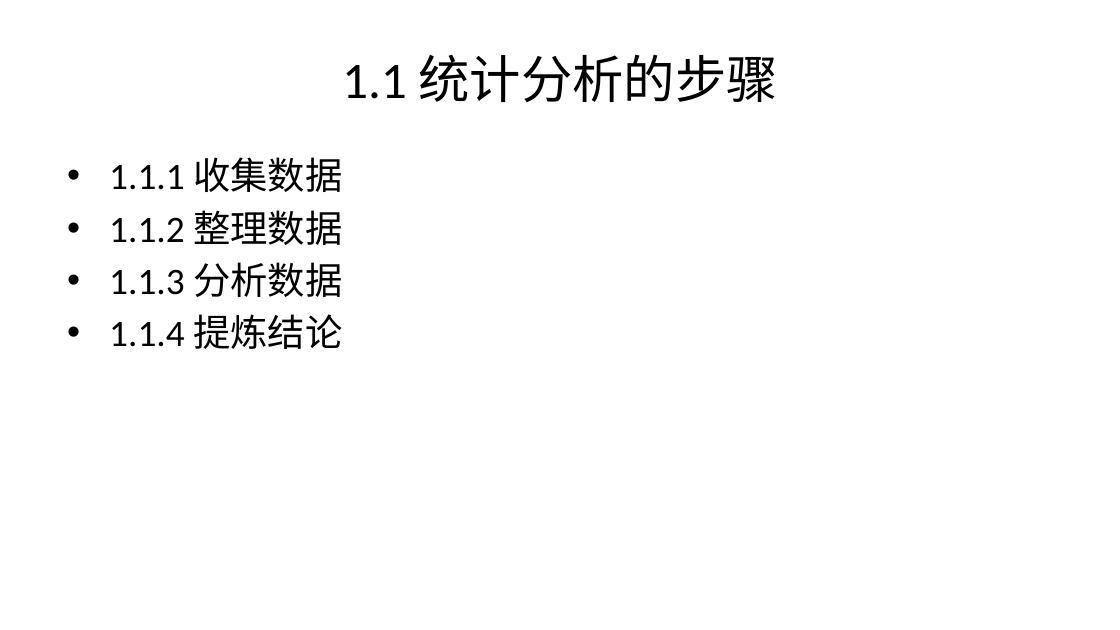
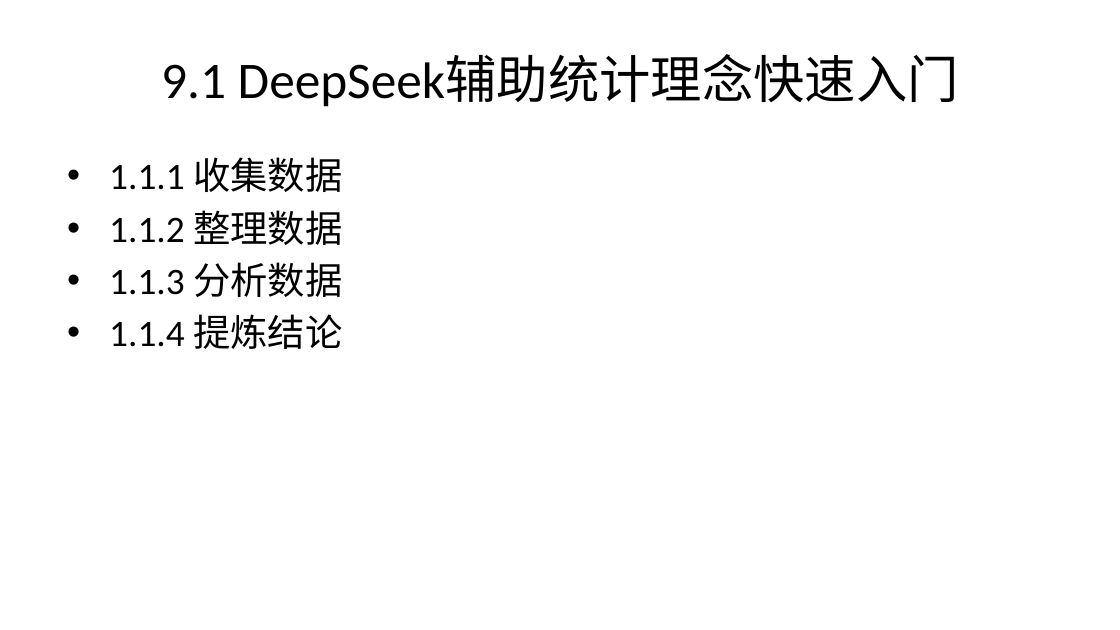
Before and after one commit to lizongzhang/deepseekcamp, a slide deck: slide 25 of docs/L9_slide.pptx (slide 3 before the commit). Drawn at 1120x630 pixels with LibreOffice and Linux fonts; fonts in the diff are those of the drawing. Boxes give left, top, right and bottom in pixels: in the first picture for what was removed or moved away, otherwise in the second. Text is boxed around its words. In the diff, an @@ line names an element or a change of style, - is before the commit and + after.

```diff
--- a/docs/L9_slide.pptx
+++ b/docs/L9_slide.pptx
@@ title at (x1=161, y1=55, x2=959, y2=107): text changed @@
-1.1 统计分析的步骤
+9.1 DeepSeek辅助统计理念快速入门
```
Also in this commit, not shown: 2 other slides changed, 22 slides added, 9 other files.
